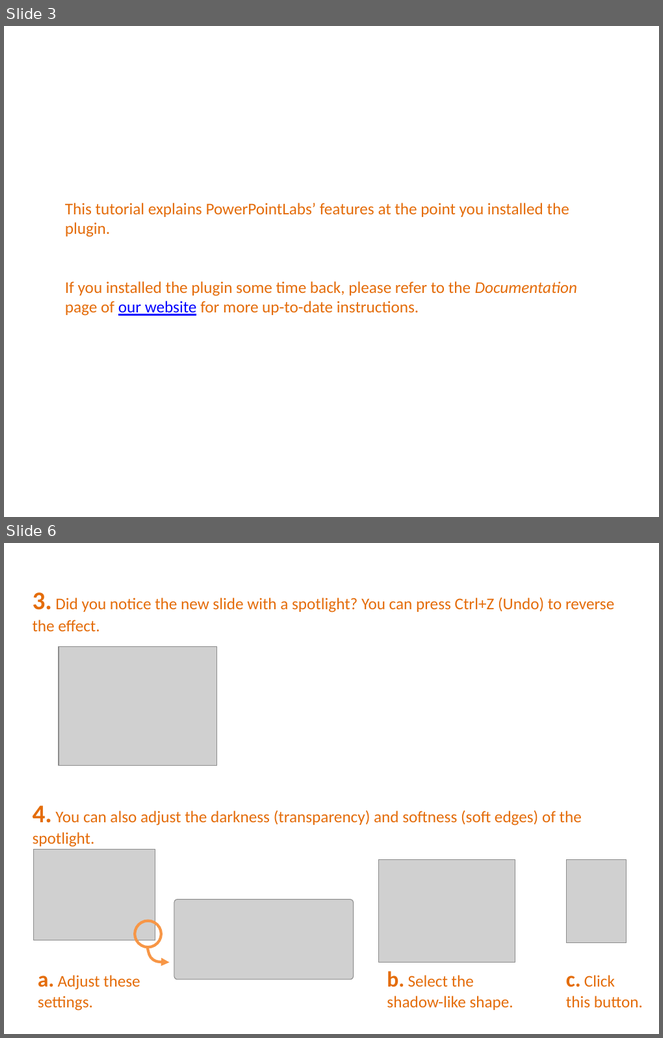
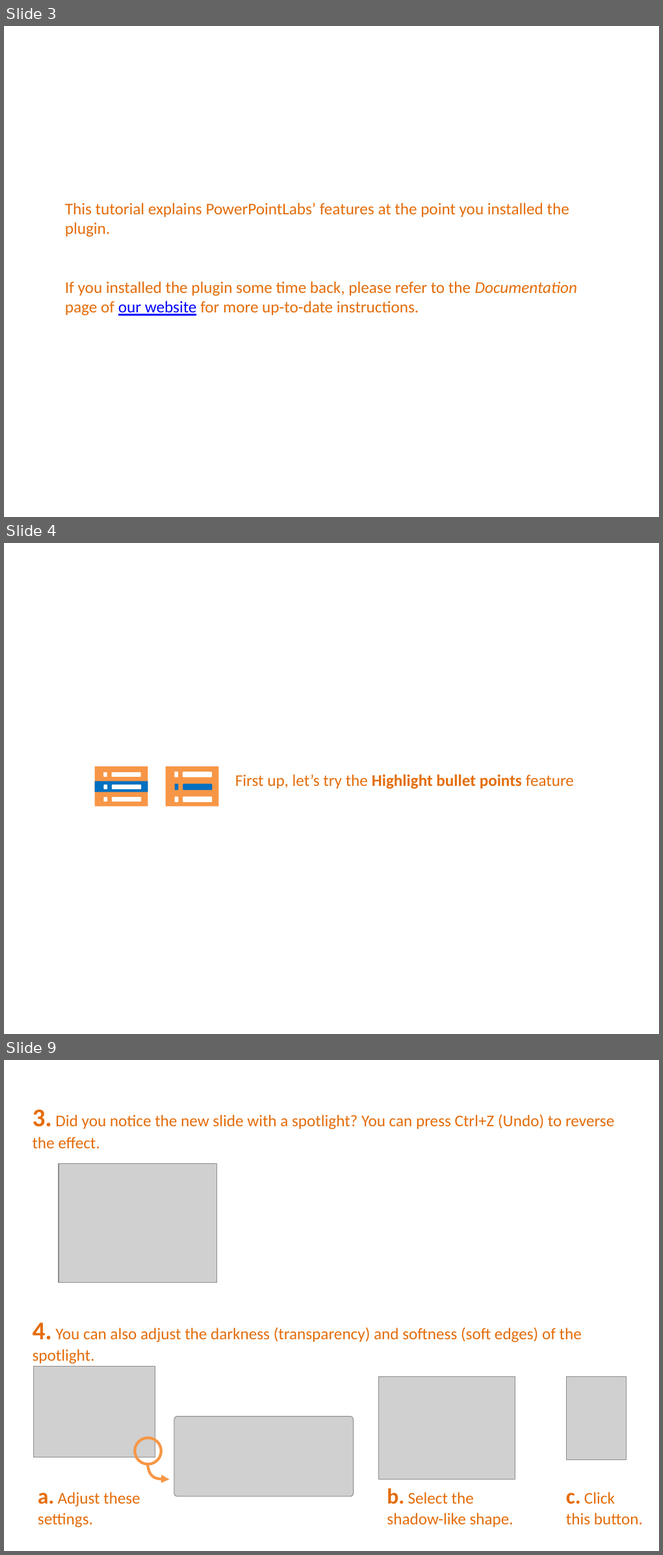
Before and after one commit to PowerPointLabs/PowerPointLabs, a slide deck: doc/PowerPointLabs Quick Tutorial.pptx. Shown one above the other, each under a label of ours: slides 3 and 6 before the commit, slides 3, 4 and 9 after it; the slides between them are not shown. The pictures are 663x1038 and 663x1555 pixels, drawn with LibreOffice and Linux fonts; fonts in the diff are those of the drawing; grey boxes stand for pictures. Boxes give left, top, right and bottom in pixels: in the first picture for what was removed or moved away, otherwise in the second. Text is boxed around its words. In the diff, an @@ line names an element or a change of style, - is before the commit and + after.

Commit message:
Issue 283: Update tutorial file for 'highlight bullets' feature Update Issue 283 Status: Done

```diff
--- a/doc/PowerPointLabs Quick Tutorial.pptx
+++ b/doc/PowerPointLabs Quick Tutorial.pptx
@@ slide 4 added at [4,543,659,1034], background #FFFFFF @@
@@ text added at [235,774,574,789], 18 pt, text #E46C0A @@
+First up, let’s try the Highlight bullet points feature
@@ group added at [94,767,148,806]: 6 rounded rectangles, 2 rectangles @@
@@ group added at [166,767,219,806]: 6 rounded rectangles, 1 rectangle @@
@@ what was slide 6 is now slide 9 @@
```
Also in this commit, not shown: 3 slides changed, 2 other slides added.
